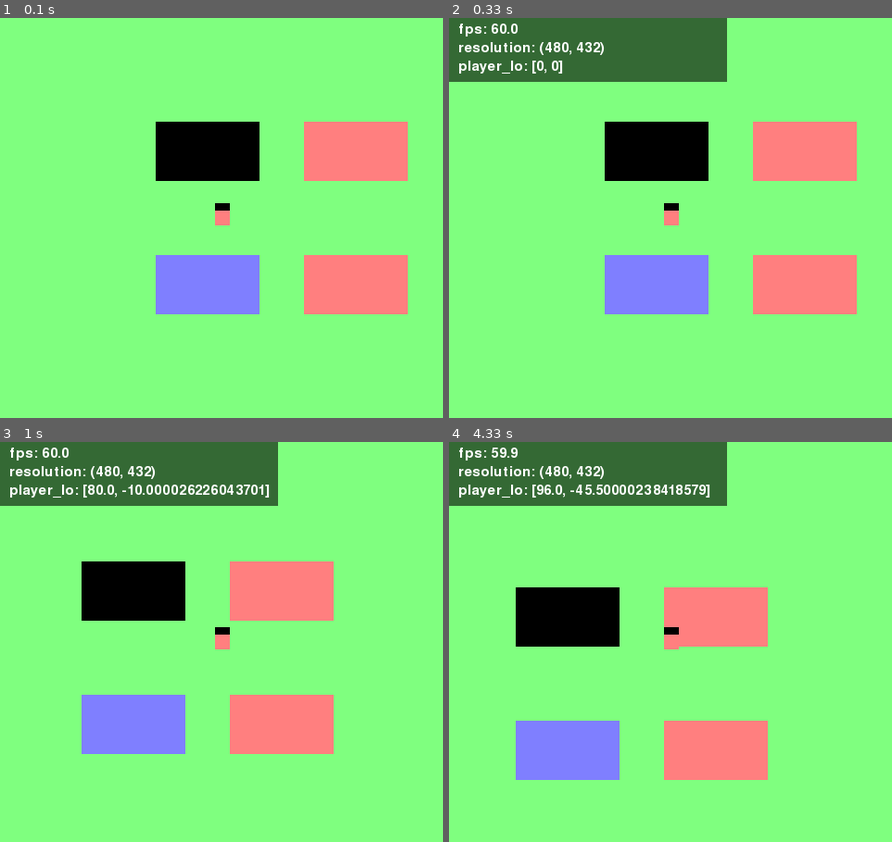
Above: before the commit, frames 1-4 (two rows, left to right).
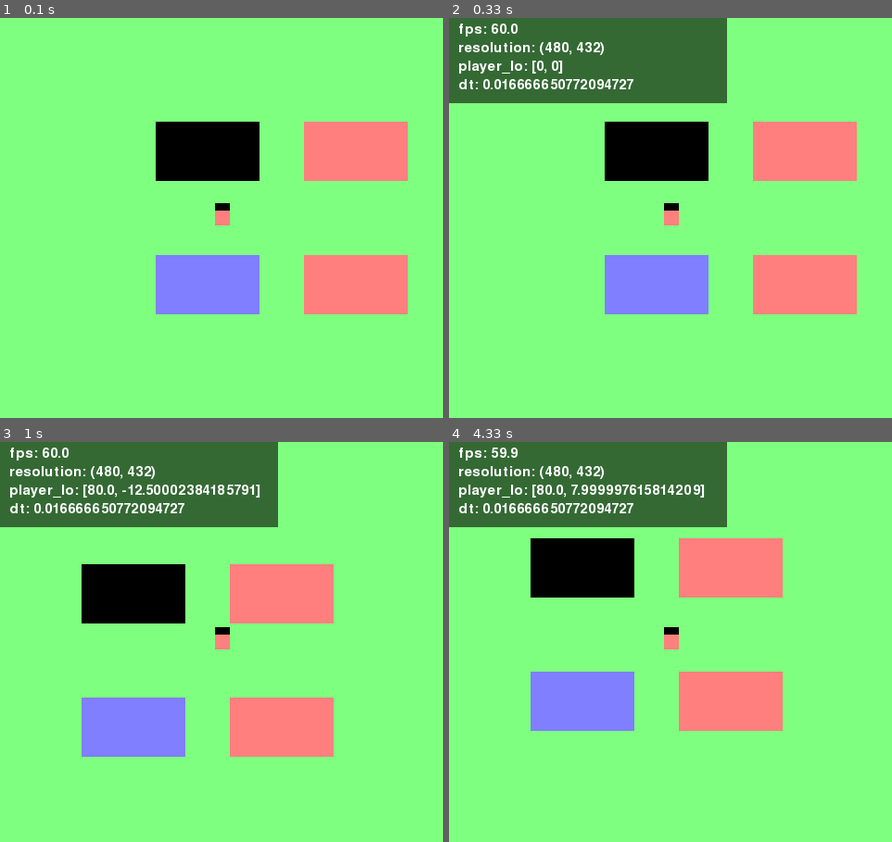
Above: after the commit, the same moments.

Repository: kritserv/rpg-maker-style-top-down-game-template
Game: pygame game, started from main.py
The game is run twice, just before and just after one commit, with the same random seed, the same clock (stepped at 60 frames per second) and the same inputs.
Inputs:
- Up to frame 1 (0.1 s): no input
- Up to frame 2 (0.33 s): no input
- Up to frame 3 (1 s): hold Right 0.33-0.8 s; hold Up from 0.83 s (still down)
- Up to frame 4 (4.33 s): release Up at 1.13 s; hold Right 1.17-1.63 s; hold Left 1.67-2.2 s; hold Down 2.23-2.53 s; hold Left 2.57-2.97 s; hold Up 3-3.37 s; hold Right 3.4-4.03 s; hold Down from 4.07 s (still down)

Frame 1 is identical in both runs. In frame 2, 3.5% of the frame differs, in the area x 0-63%, y 15-22%; in frame 3, 5.3%; in frame 4, 28%, in the area x 0-76%, y 10-85%.

Commit message:
fix player move through wall when having low fps

Diff:
--- a/main.py
+++ b/main.py
@@ -37,7 +37,7 @@
 		(pg.Rect(-80, -112, 112, 64), black), (pg.Rect(80, -112, 112, 64), red),
 		(pg.Rect(-80, 32, 112, 64), blue), (pg.Rect(80, 32, 112, 64), red)]
 
-	player = Player(screen, cap_fps)
+	player = Player(screen)
 
 	player.add_rect(pg.Rect(0, -8, 16, 8), black)
 
@@ -85,7 +85,8 @@
 			if milli_sec_timer.time_now()>0.1:
 				print_list = [curr_fps(),
 				f"resolution: {(curr_width, curr_height)}",
-				f"player_lo: {player.location}"]
+				f"player_lo: {player.location}",
+				f"dt: {dt}"]
 				milli_sec_timer.restart()
 			print_debug(print_list)
 
--- a/object/player.py
+++ b/object/player.py
@@ -3,9 +3,8 @@
 from math import floor, ceil
 
 class Player(pg.sprite.Sprite):
-	def __init__(self, screen, cap_fps):
+	def __init__(self, screen):
 		pg.sprite.Sprite.__init__(self)
-		self.cap_fps = cap_fps
 		self.screen = screen
 		self.speed = 150
 		self.original_width, self.original_height = 16, 16
@@ -192,12 +191,11 @@
 			pg.draw.rect(self.screen, color, rect)
 
 	def update(self, dt, pixel_size):
-
-		if self.cap_fps:
-			dt = 0.015
-
 		key = pg.key.get_pressed()
 		dx, dy = self.calculate_movement(key)
+
+		if dt > 0.02:
+		    dt = 0.02
 
 		if self.key_presed:
 			self.move(dx, dy, dt, pixel_size)
@@ -206,13 +204,7 @@
 			self.expect_finish_location()
 			self.calculate_diff()
 
-			if self.cap_fps:
-				self.diff_x = ceil(self.diff_x)
-				self.diff_y = ceil(self.diff_y)
-				stop_at_diff = 3
-			else:
-				stop_at_diff = 0.7
-
+			stop_at_diff = 3
 
 			if self.diff_x > stop_at_diff:
 				self.finish_move(self.last_dx, 0, dt, pixel_size)
